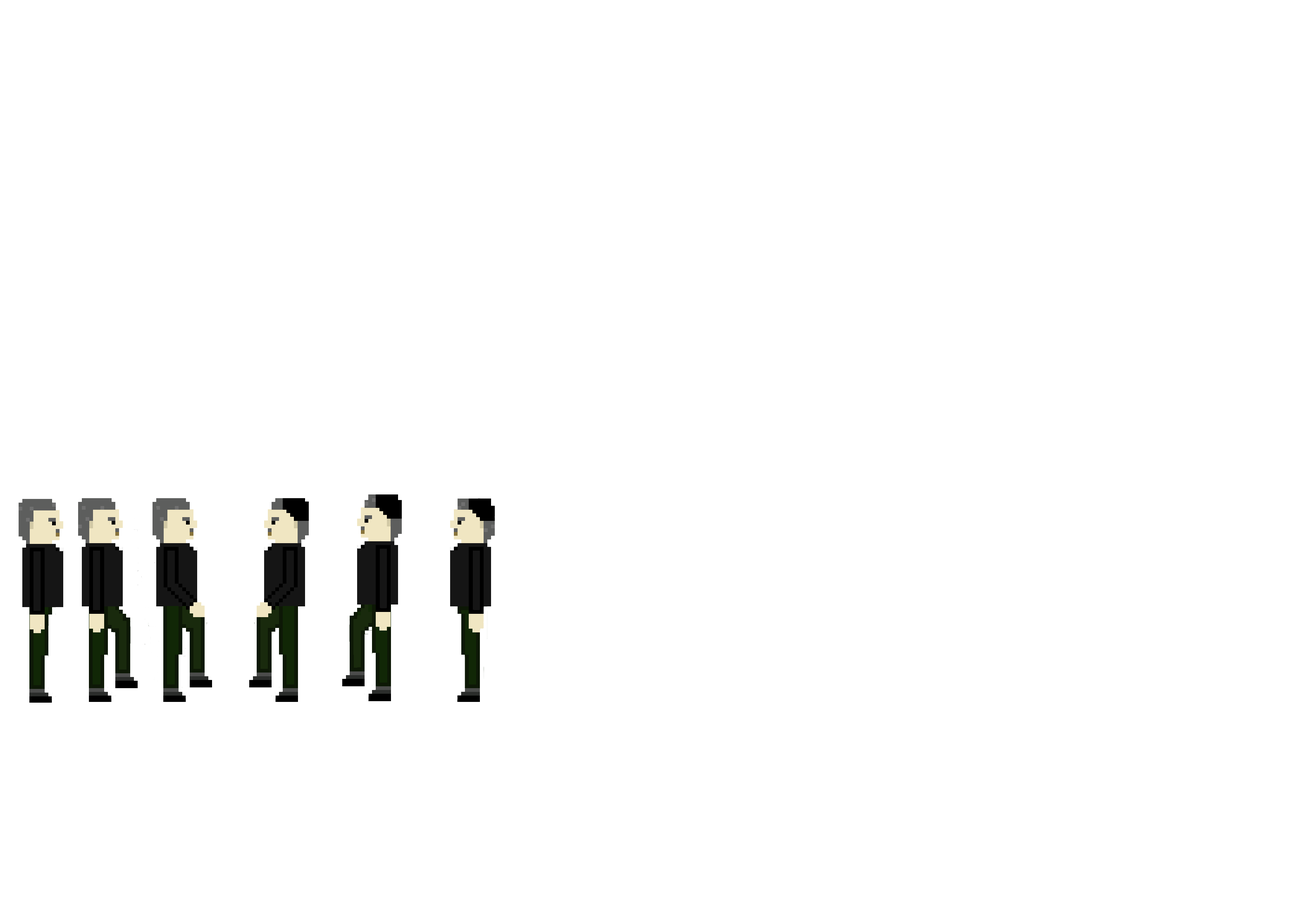
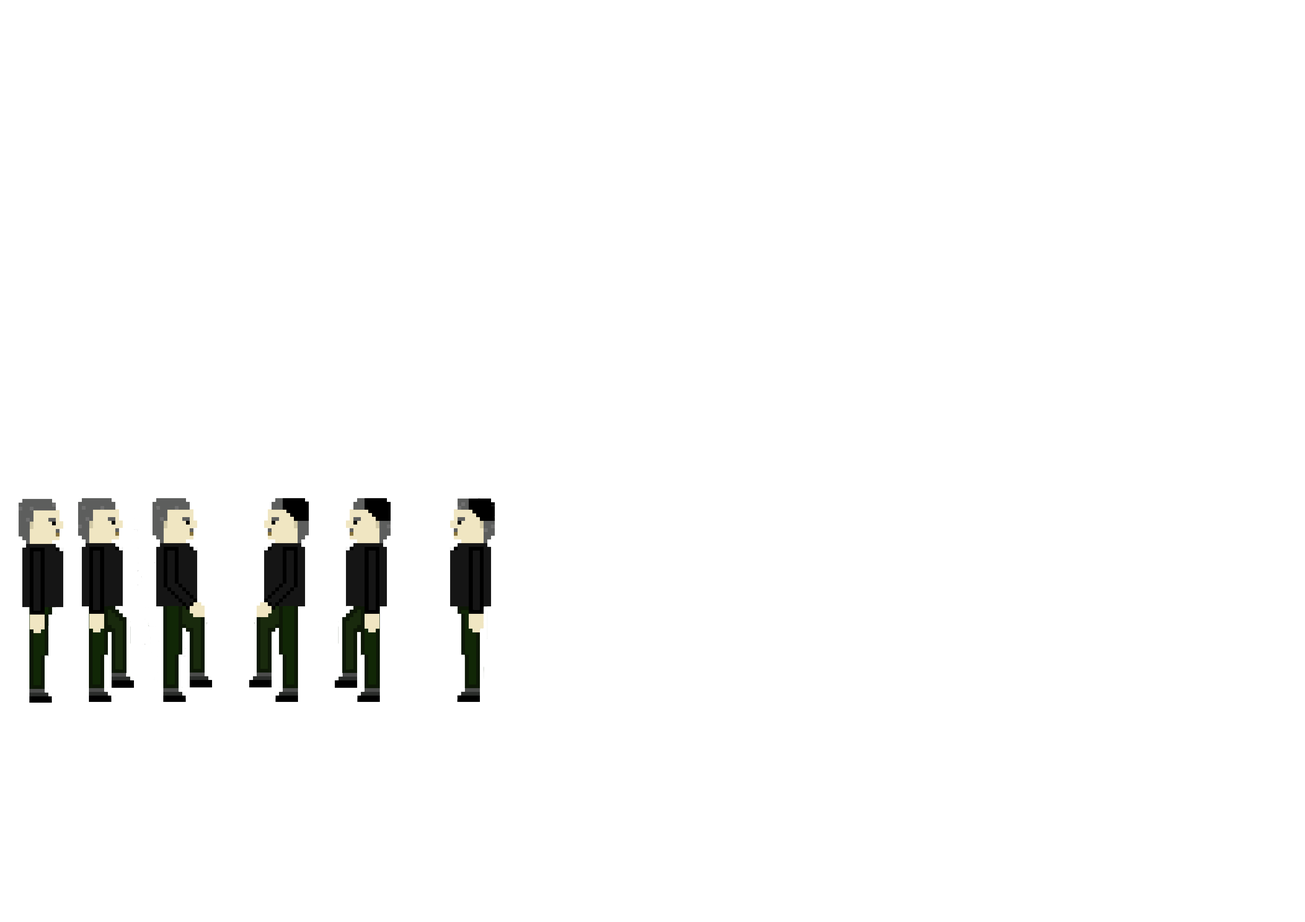
Layers edited between the first and the second 1305x922 image:
renamed "Calque 1" to "Calque 7", moved it above "Calque 4", painted on it over [334, 494, 495, 703]
painted on "Calque 4" over [107, 606, 138, 689]
